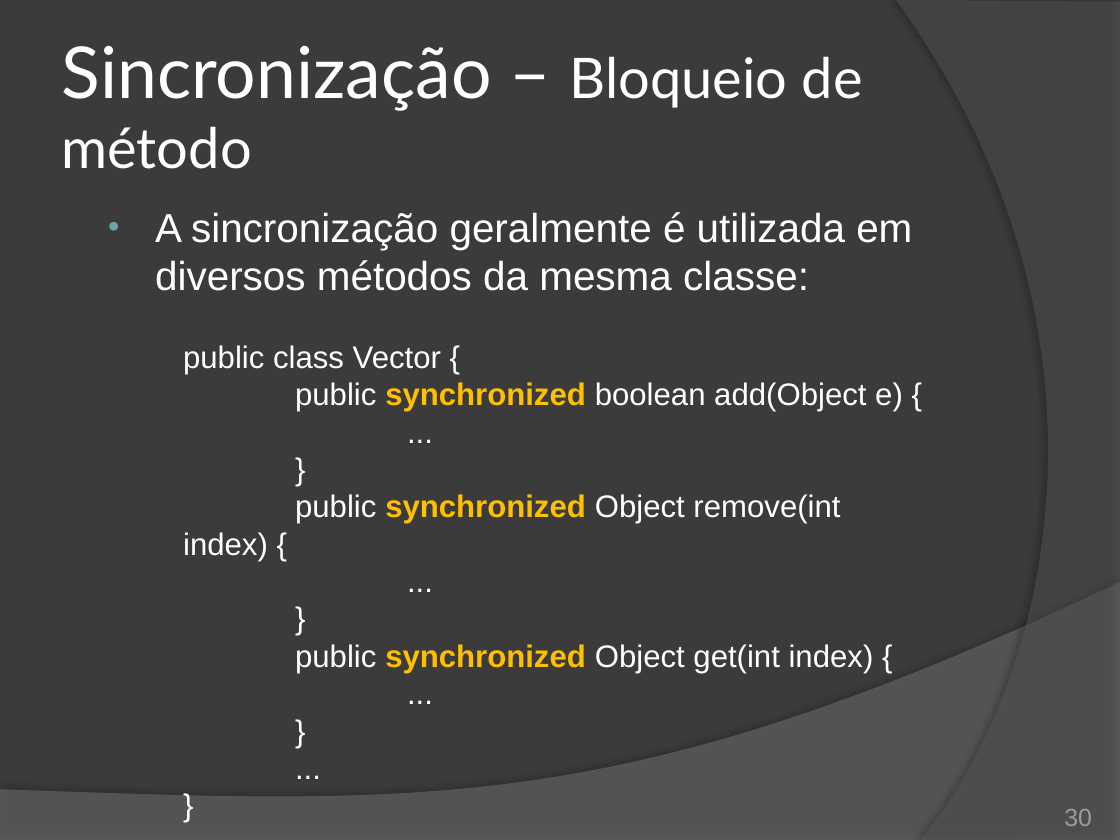
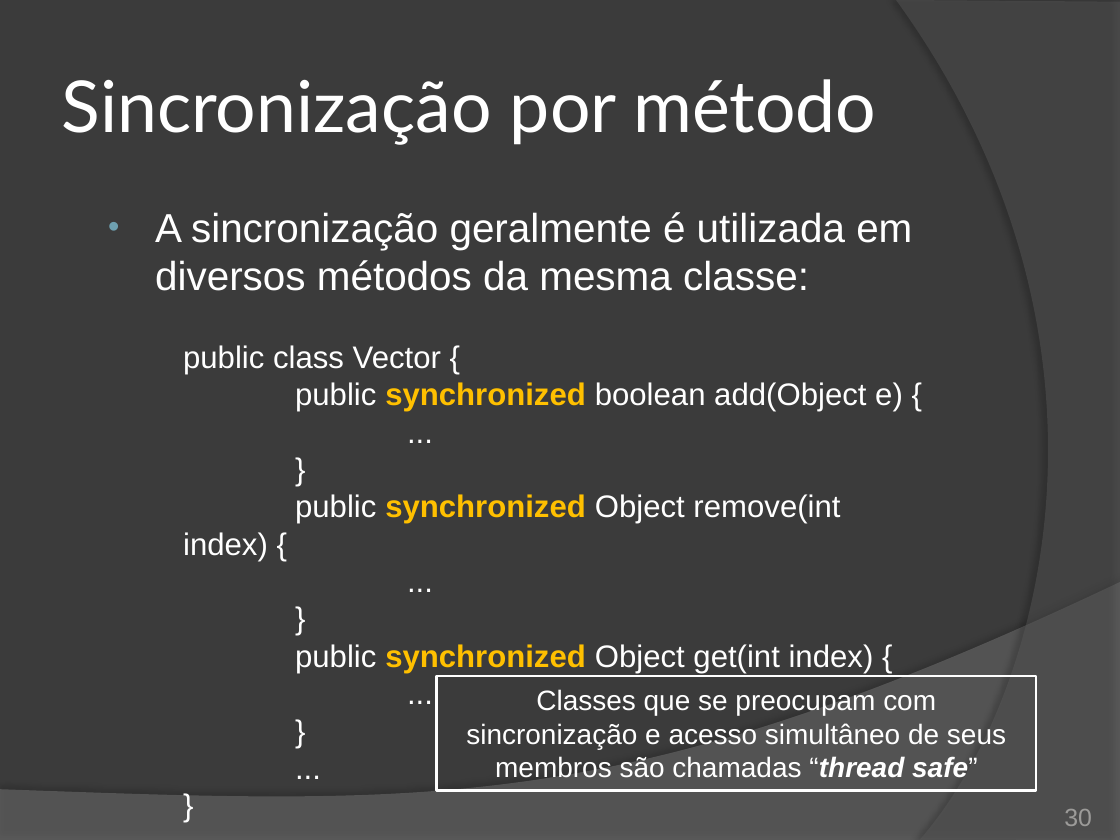
Before and after one commit to duchesqui/slzvieira-training, a slide deck: slide 30 of 2-Java-Programmer-Modulo-II/14.Capitulo08.pptx. Drawn at 1120x840 pixels with LibreOffice and Linux fonts; fonts in the diff are those of the drawing. Boxes give left, top, right and bottom in pixels: in the first picture for what was removed or moved away, otherwise in the second. Text is boxed around its words. In the diff, an @@ line names an element or a change of style, - is before the commit and + after.

Commit message:
Capítulo 8: Sincronização de bloco.

```diff
--- a/2-Java-Programmer-Modulo-II/14.Capitulo08.pptx
+++ b/2-Java-Programmer-Modulo-II/14.Capitulo08.pptx
@@ title at <box>62,79,876,145</box>: text changed; size 36 to 46 pt @@
-Sincronização – Bloqueio de método
+Sincronização por método
@@ rectangle added at <box>437,675,1036,790</box>, outline #FFFFFF 1.5 pt, 18 pt, text #FFFFFF @@
+Classes que se preocupam com sincronização e acesso simultâneo de seus membros são chamadas “thread safe”
```
Also in this commit, not shown: 4 other slides changed.
